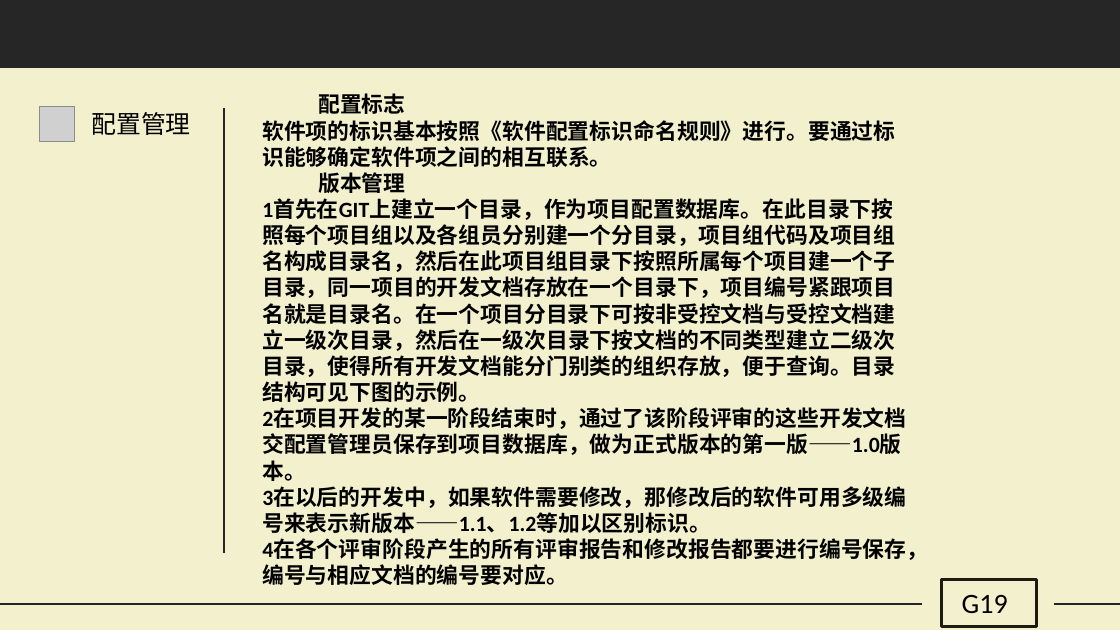
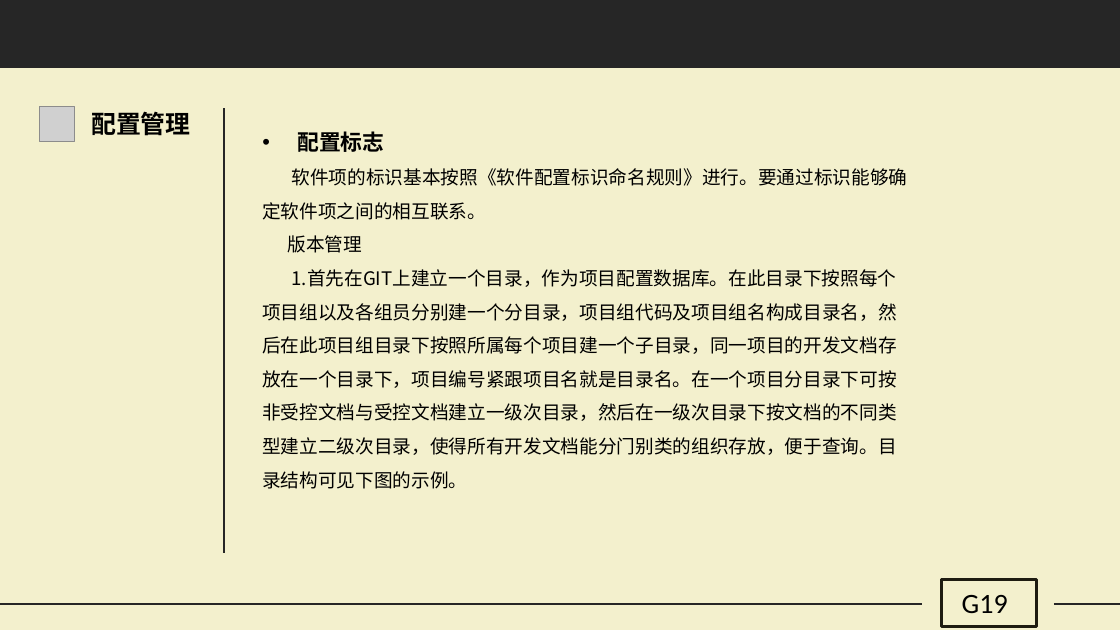
Before and after one commit to G19-Fish/PRD2018-G19, a slide deck: slide 32 of PRD2018-G19-需求项目计划PPT.pptx (slide 31 before the commit). Drawn at 1120x630 pixels with LibreOffice and Linux fonts; fonts in the diff are those of the drawing; grey boxes stand for pictures. Boxes give left, top, right and bottom in pixels: in the first picture for what was removed or moved away, otherwise in the second. Text is boxed around its words. In the diff, an @@ line names an element or a change of style, - is before the commit and + after.

```diff
--- a/PRD2018-G19-需求项目计划PPT.pptx
+++ b/PRD2018-G19-需求项目计划PPT.pptx
@@ text "配置管理" at [91,108,190,140]: bold on @@
@@ text "配置标志": place and size @@
-text "配置标志" at [262,93,928,585]
+text "配置标志" at [262,131,907,489]
@@ text at [262,131,907,253]: font Calibri to Noto Sans CJK SC in "配置标志", "软件项的标识基本按照《软件配置标识命名规则》进行。要通过标识能够确定软件项之间的相互联系。", "版本管理"; size 14 to 12 pt, bold off in "软件项的标识基本按照《软件配置标识命名规则》进行。要通过标识能够确定软件项之间的相互联系。", "版本管理"; bullet none to •; list level 2 to 1 in "配置标志"; line spacing 1 to 1.5; list level 2 to 1 in "版本管理" @@
@@ text at [262,269,897,489]: text changed; size 14 to 12 pt; font Calibri to Noto Sans CJK SC; bold off @@
-1首先在GIT上建立一个目录，作为项目配置数据库。在此目录下按照每个项目组以及各组员分别建一个分目录，项目组代码及项目组名构成目录名，然后在此项目组目录下按照所属每个项目建一个子目录，同一项目的开发文档存放在一个目录下，项目编号紧跟项目名就是目录名。在一个项目分目录下可按非受控文档与受控文档建立一级次目录，然后在一级次目录下按文档的不同类型建立二级次目录，使得所有开发文档能分门别类的组织存放，便于查询。目录结构可见下图的示例。
-2在项目开发的某一阶段结束时，通过了该阶段评审的这些开发文档交配置管理员保存到项目数据库，做为正式版本的第一版——1.0版本。
-3在以后的开发中，如果软件需要修改，那修改后的软件可用多级编号来表示新版本——1.1、1.2等加以区别标识。
-4在各个评审阶段产生的所有评审报告和修改报告都要进行编号保存，编号与相应文档的编号要对应。
+1.首先在GIT上建立一个目录，作为项目配置数据库。在此目录下按照每个项目组以及各组员分别建一个分目录，项目组代码及项目组名构成目录名，然后在此项目组目录下按照所属每个项目建一个子目录，同一项目的开发文档存放在一个目录下，项目编号紧跟项目名就是目录名。在一个项目分目录下可按非受控文档与受控文档建立一级次目录，然后在一级次目录下按文档的不同类型建立二级次目录，使得所有开发文档能分门别类的组织存放，便于查询。目录结构可见下图的示例。
```
Also in this commit, not shown: 32 other slides changed, 6 slides added, 1 slide removed.
